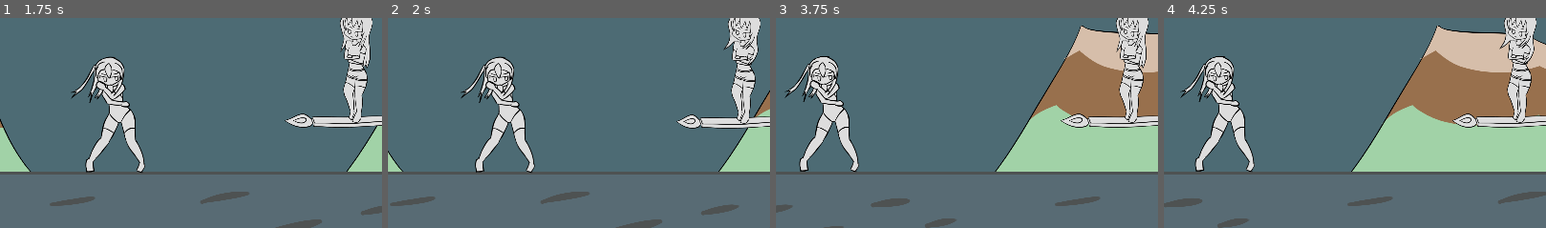
Above: before the commit, frames 1-4 (left to right).
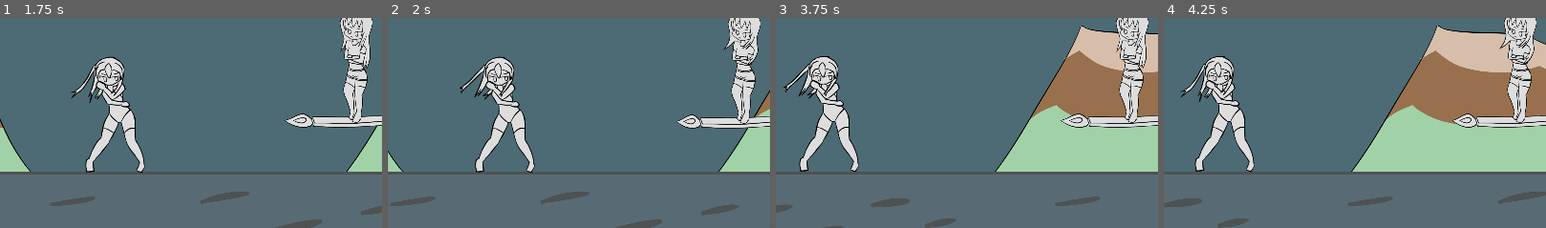
Above: after the commit, the same moments.

Repository: BeatMil/Animurun
Game: Godot game, scene res://scenes/forest.tscn
Two runs of this game, one before a commit and one after it. Both use one fixed random seed, a clock stepped at 60 frames per second and the inputs below.
Inputs:
- Up to frame 1 (1.75 s): hold L (attack) 0.53-1.28 s; hold D (move_right) from 0.53 s (still down); tap Space (jump) at 0.77, 1.52 s; tap J (block) at 1.35 s
- Up to frame 2 (2 s): keep holding D (move_right)
- Up to frame 3 (3.75 s): release D (move_right) at 2.03 s; hold A (move_left) 2.03-2.78 s; hold K (dodge) 2.03-2.78 s; hold D (move_right) from 2.78 s (still down); tap L (attack) at 2.85 s; tap Space (jump) at 3.02 s; hold J (block) from 3.53 s (still down)
- Up to frame 4 (4.25 s): keep holding D (move_right); keep holding J (block); tap Space (jump) at 3.77 s
The pictures show only the part of the screen within x 48-98%, y 43-93%; the shares and areas given below are measured in that part.

Frame 1 is identical in both runs. In frame 2, 0.6% of the frame differs, in the area x 18-33%, y 22-41%; in frame 3, 0.6%; in frame 4, nothing differs.

Commit message:
Fix parry animation where hair doesn't move

Diff:
--- a/scenes/forest.tscn
+++ b/scenes/forest.tscn
@@ -326,10 +326,10 @@
 tracks/0/interp = 1
 tracks/0/loop_wrap = true
 tracks/0/keys = {
-"times": PackedFloat32Array(0),
-"transitions": PackedFloat32Array(1),
-"update": 1,
-"values": [0]
+"times": PackedFloat32Array(0, 0.166667, 0.333333, 0.5, 0.666666, 0.833333),
+"transitions": PackedFloat32Array(1, 1, 1, 1, 1, 1),
+"update": 1,
+"values": [0, 1, 0, 1, 0, 1]
 }
 tracks/1/type = "value"
 tracks/1/imported = false
